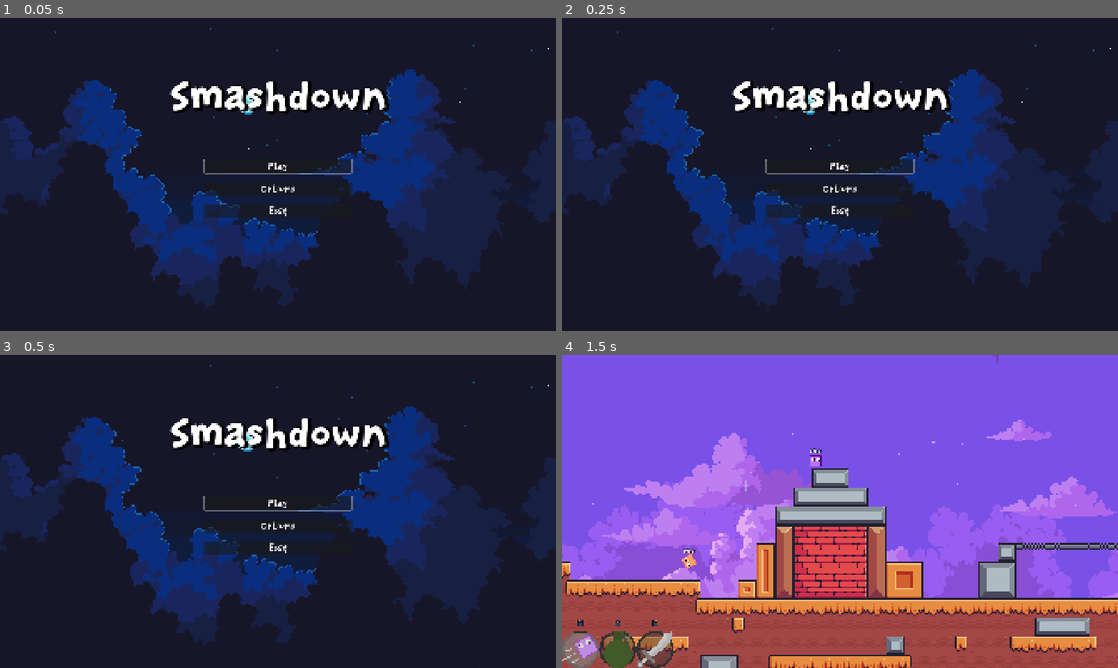
Above: before the commit, frames 1-4 (two rows, left to right).
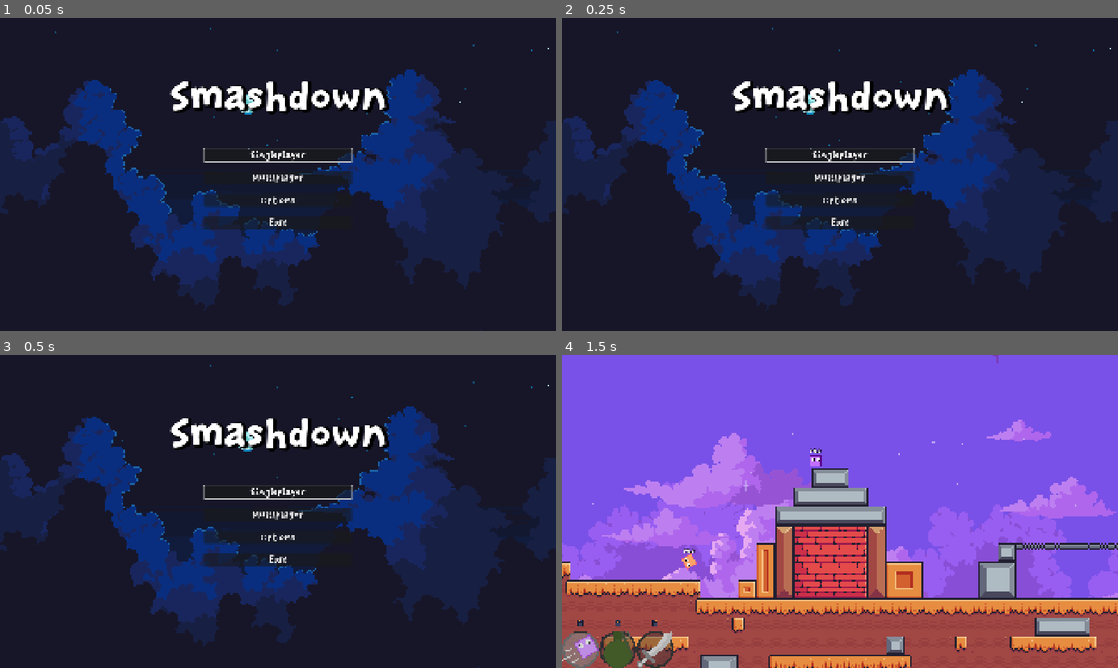
Above: after the commit, the same moments.

Repository: BoppleOpple/beat-the-clock
Game: Godot game, scene res://ui/main_menu/main_menu.tscn
The game is run twice, just before and just after one commit, with the same random seed, the same clock (stepped at 60 frames per second) and the same inputs.
Inputs (mouse positions are in pixels of both pictures, inside the frame that each line leads up to):
- Up to frame 1 (0.05 s): no input
- Up to frame 2 (0.25 s): no input
- Up to frame 3 (0.5 s): no input
- Up to frame 4 (1.5 s): click "Play" (after the commit: "Singleplayer") at 0.5 s; move the mouse to (828, 464) at 1.27 s; hold D (gameplay_right) from 1.28 s (still down); click (828, 464) at 1.35 s

The runs differ from the first frame. In frame 1, 1.7% of the frame differs, in the area x 36-64%, y 41-68%; in frame 2, 1.7%; in frame 3, 1.7%; in frame 4, nothing differs.

Commit message:
Pushing up for Multiplayer
- Added a minor bugfix (I forgot what already)
- Added multiplayer backbone... need to figure out how to instantiate players into the group instead of hardcoded :(

Diff:
--- a/global/GameManager.gd
+++ b/global/GameManager.gd
@@ -54,7 +54,9 @@
 		"volume_master": options.volume_master,
 		"volume_music": options.volume_music,
 		"volume_sfx": options.volume_sfx,
-		"num_of_enemies": options.num_of_enemies
+		"num_of_enemies": options.num_of_enemies,
+		"last_used_ip": options.last_used_ip,
+		"last_used_port": options.last_used_port
 		}
 	var file := FileAccess.open(SAVE_OPTIONS_PATH, FileAccess.WRITE)
 	file.store_string(JSON.stringify(options_dict))
@@ -82,6 +84,10 @@
 	options.volume_music = data.get("volume_music", 0)
 	options.volume_sfx = data.get("volume_sfx", 0)
 	options.num_of_enemies = data.get("num_of_enemies", 0)
+	if not data.get("last_used_ip",0) == null:
+		options.last_used_ip = data.get("last_used_ip", 0)
+	if not data.get("last_used_port",0) == null:
+		options.last_used_port = data.get("last_used_port", 0)
 	_once_options_loaded()
 
 func set_master_volume(value: float) -> void:
--- /dev/null
+++ b/global/NetworkManager.gd
@@ -0,0 +1,89 @@
+extends Node
+
+#############
+# CONSTANTS #
+#############
+
+###########
+# GLOBALS #
+###########
+
+@export var port: int = 7777
+@export var max_players: int = 4
+
+var players: Dictionary = {}
+
+###########
+# METHODS #
+###########
+
+func _ready() -> void:
+	multiplayer.peer_connected.connect(_on_peer_connected)
+	multiplayer.peer_disconnected.connect(_on_peer_disconnected)
+	multiplayer.connected_to_server.connect(_on_connected_ok)
+	multiplayer.connection_failed.connect(_on_connected_fail)
+	multiplayer.server_disconnected.connect(_on_server_disconnected)
+
+func host_game(input_port: int = port, input_max_players: int = max_players) -> void:
+	var peer = ENetMultiplayerPeer.new()
+	var error = peer.create_server(input_port, input_max_players)
+	if error != OK:
+		push_error("Failed to create server: " + str(error))
+		return
+	multiplayer.multiplayer_peer = peer
+	players[1] = {"name": "Host"}
+	server_created.emit()
+	print("Server started on port ", input_port) # TODO TEMP
+
+func join_game(ip_address: String, input_port: int = port) -> void:
+	var peer = ENetMultiplayerPeer.new()
+	var error = peer.create_client(ip_address, input_port)
+	if error != OK:
+		push_error("Failed to create client: " + str(error))
+		return
+	multiplayer.multiplayer_peer = peer
+
+func disconnect_game() -> void:
+	if multiplayer.multiplayer_peer:
+		multiplayer.multiplayer_peer.close()
+	multiplayer.multiplayer_peer = null
+	players.clear()
+
+func _on_peer_connected(id: int) -> void:
+	print("Peer connected: ", id)
+	players[id] = {"name": "Player " + str(id)}
+	player_connected.emit(id)
+
+func _on_peer_disconnected(id: int) -> void:
+	print("Peer disconnected: ", id)
+	players.erase(id)
+	player_disconnected.emit(id)
+
+func _on_connected_ok() -> void:
+	print("Successfully connected to server")
+	var my_id = multiplayer.get_unique_id()
+	players[my_id] = {"name": "Player " + str(my_id)}
+	player_connected.emit(my_id)
+
+func _on_connected_fail() -> void:
+	print("Connection failed")
+	multiplayer.multiplayer_peer = null
+	connection_failed.emit()
+
+func _on_server_disconnected() -> void:
+	print("Server disconnected")
+	multiplayer.multiplayer_peer = null
+	players.clear()
+
+####################
+# INCOMING SIGNALS #
+####################
+
+####################
+# OUTGOING SIGNALS #
+####################
+
+signal player_connected(id: int)
+signal player_disconnected(id: int)
+signal server_created()
+signal connection_failed()
--- /dev/null
+++ b/global/classes/AbilityData.gd
@@ -0,0 +1,21 @@
+extends Node
+var upgrade_data: UpgradeData
+
+enum Ability {
+	EMPTY = 0,
+	DASH = 1,
+	SWORD = 2,
+	GRENADE = 3,
+}
+
+@export var id: StringName = upgrade_data.id
+@export var display_name: String = upgrade_data.display_name
+@export var description: String = upgrade_data.description
+@export var rarity = upgrade_data.rarity_type
+@export var color = upgrade_data.rarity_type_color
+@export var base_cooldown: float = 1.0
+
+@export var base_velocity: float
+@export var cast_sound: AudioStream
+@export var duration_sound: AudioStream
+@export var impact_sound: AudioStream
--- /dev/null
+++ b/global/classes/ModifierData.gd
@@ -0,0 +1,11 @@
+extends Node
+var upgrade_data: UpgradeData
+
+# Called when the node enters the scene tree for the first time.
+func _ready() -> void:
+	pass # Replace with function body.
+
+
+# Called every frame. 'delta' is the elapsed time since the previous frame.
+func _process(delta: float) -> void:
+	pass
--- a/global/Options.gd
+++ b/global/classes/Options.gd
@@ -18,3 +18,6 @@
 @export var volume_music: int = 100
 @export var volume_sfx: int = 100
 @export var num_of_enemies: int = 1
+
+@export var last_used_ip: String = "127.0.0.1"
+@export var last_used_port: String = "7777"
--- /dev/null
+++ b/global/classes/UpgradeData.gd
@@ -0,0 +1,24 @@
+extends Resource
+class_name UpgradeData
+
+var rarity_type: Array[String] = [
+	"Common",
+	"Uncommon",
+	"Rare",
+	"Epic",
+	"Legendary",
+]
+
+var rarity_type_color: Array[Color] = [
+	Color.WHITE_SMOKE,
+	Color.WEB_GREEN,
+	Color.DODGER_BLUE,
+	Color.PURPLE,
+	Color.GOLDENROD
+]
+
+@export var id: StringName
+@export var display_name: String
+@export var description: String
+@export var rarity = rarity_type[0]
+@export var color = rarity_type_color[0]
--- a/main.tscn
+++ b/main.tscn
@@ -20,6 +20,8 @@
 position = Vector2(1, -144)
 editor_draw_limits = true
 
+[node name="Players" type="Node" parent="." unique_id=1290952913]
+
 [node name="Player" parent="." unique_id=823536844 instance=ExtResource("3_h2yge")]
 position = Vector2(1, -144)
 
--- a/project.godot
+++ b/project.godot
@@ -18,6 +18,7 @@
 [autoload]
 
 GameManager="*uid://cxo4ilrx58sqj"
+NetworkManager="*uid://dr0ojn3rihyqf"
 
 [display]
 
--- a/ui/main_menu/main_menu.gd
+++ b/ui/main_menu/main_menu.gd
@@ -1,22 +1,16 @@
 extends Control
-
-@onready var playbutton: Button = $UI/MenuButtons/Play
-@onready var optionsbutton: Button = $UI/MenuButtons/Options
-@onready var exitbutton: Button = $UI/MenuButtons/Exit
 
 # Called when the node enters the scene tree for the first time.
 func _ready() -> void:
 	$UI/MenuButtons/Play.grab_focus()
 
 
-# Called every frame. 'delta' is the elapsed time since the previous frame.
-func _process(delta: float) -> void:
-	pass
-
-
 func _on_play_pressed() -> void:
 	get_tree().change_scene_to_file("res://main.tscn")
 
+func _on_multiplayer_pressed() -> void:
+	$UI/Multiplayer.show()
+	$UI/Multiplayer/MarginContainer/Rows/UpperColumns/RightColumn/IPBox/IPText.grab_focus()
 
 func _on_options_pressed() -> void:
 	$UI/Options.show()
--- a/ui/main_menu/main_menu.tscn
+++ b/ui/main_menu/main_menu.tscn
@@ -6,6 +6,7 @@
 [ext_resource type="LabelSettings" uid="uid://chxdvv8elu13o" path="res://assets/fonts/Title.tres" id="2_wk0pr"]
 [ext_resource type="AudioStream" uid="uid://cxuxth58budjv" path="res://assets/audio/music/menu/bg.mp3" id="5_3c04x"]
 [ext_resource type="PackedScene" uid="uid://dp1pn6ls667vp" path="res://ui/options/options.tscn" id="5_joh67"]
+[ext_resource type="PackedScene" uid="uid://5gb2xkucy6yj" path="res://ui/multiplayer/multiplayer.tscn" id="6_u184e"]
 
 [sub_resource type="Theme" id="Theme_t7e0r"]
 default_font = ExtResource("2_0dkrt")
@@ -53,12 +54,16 @@
 grow_vertical = 2
 theme = SubResource("Theme_t7e0r")
 theme_override_constants/separation = 32
-split_offsets = PackedInt32Array(0, 0)
+split_offsets = PackedInt32Array(0, 0, 0)
 dragging_enabled = false
 
 [node name="Play" type="Button" parent="UI/MenuButtons" unique_id=1282584945]
 layout_mode = 2
-text = "Play"
+text = "Singleplayer"
+
+[node name="Multiplayer" type="Button" parent="UI/MenuButtons" unique_id=335371407]
+layout_mode = 2
+text = "Multiplayer"
 
 [node name="Options" type="Button" parent="UI/MenuButtons" unique_id=1104439788]
 layout_mode = 2
@@ -71,12 +76,16 @@
 [node name="Options" parent="UI" unique_id=377516718 instance=ExtResource("5_joh67")]
 visible = false
 
+[node name="Multiplayer" parent="UI" unique_id=86774141 instance=ExtResource("6_u184e")]
+visible = false
+
 [node name="AudioPlayer" type="AudioStreamPlayer2D" parent="." unique_id=525584265]
 stream = ExtResource("5_3c04x")
 autoplay = true
 bus = &"Music"
 
 [connection signal="pressed" from="UI/MenuButtons/Play" to="." method="_on_play_pressed"]
+[connection signal="pressed" from="UI/MenuButtons/Multiplayer" to="." method="_on_multiplayer_pressed"]
 [connection signal="pressed" from="UI/MenuButtons/Options" to="." method="_on_options_pressed"]
 [connection signal="pressed" from="UI/MenuButtons/Exit" to="." method="_on_exit_pressed"]
 [connection signal="focus_reset" from="UI/Options" to="." method="_on_options_focus_reset"]
--- /dev/null
+++ b/ui/multiplayer/multiplayer.gd
@@ -0,0 +1,58 @@
+extends Control
+
+@onready var IPText = $MarginContainer/Rows/UpperColumns/RightColumn/IPBox/IPText
+@onready var PortText = $MarginContainer/Rows/UpperColumns/RightColumn/PortBox/PortText
+
+var waiting: bool = false
+# Called when the node enters the scene tree for the first time.
+func _ready() -> void:
+	$MarginContainer/Rows/UpperColumns/RightColumn/IPBox/IPText.text = GameManager.options.last_used_ip
+	$MarginContainer/Rows/UpperColumns/RightColumn/IPBox/IPText.text = GameManager.options.last_used_port
+	$MarginContainer/Rows/LowerButtons/CreateServer.disabled = false
+	$MarginContainer/Rows/LowerButtons/JoinServer.disabled = false
+
+func _process(delta: float) -> void:
+	if waiting == true:
+		$MarginContainer/Rows/Waiting/LoadingLabel.show()
+		$MarginContainer/Rows/Waiting/LoadingTimer.autostart = true
+		$MarginContainer/Rows/Waiting/LoadingTimer.paused = false
+	else:
+		$MarginContainer/Rows/LowerButtons/CreateServer.disabled = false
+		$MarginContainer/Rows/LowerButtons/JoinServer.disabled = false
+		$MarginContainer/Rows/Waiting/LoadingLabel.hide()
+		$MarginContainer/Rows/Waiting/LoadingTimer.autostart = false
+		$MarginContainer/Rows/Waiting/LoadingTimer.paused = true
+
+func _on_loading_timer_timeout() -> void:
+	match $MarginContainer/Rows/Waiting/LoadingLabel.text:
+		"Waiting":
+			$MarginContainer/Rows/Waiting/LoadingLabel.text = "Waiting."
+		"Waiting.":
+			$MarginContainer/Rows/Waiting/LoadingLabel.text = "Waiting.."
+		"Waiting..":
+			$MarginContainer/Rows/Waiting/LoadingLabel.text = "Waiting..."
+		"Waiting...":
+			$MarginContainer/Rows/Waiting/LoadingLabel.text = "Waiting"
+		_:
+			$MarginContainer/Rows/Waiting/LoadingLabel.text = "Waiting"
+
+
+func _on_create_server_pressed() -> void:
+	$MarginContainer/Rows/LowerButtons/CreateServer.disabled = true
+	$MarginContainer/Rows/LowerButtons/JoinServer.disabled = true
+	var port = int(PortText.text) if PortText.text != "" else 7777
+	NetworkManager.host_game(port,16)
+	waiting = true
+
+func _on_join_server_pressed() -> void:
+	$MarginContainer/Rows/LowerButtons/CreateServer.disabled = true
+	$MarginContainer/Rows/LowerButtons/JoinServer.disabled = true
+	var ip = IPText.text if IPText.text != "" else "127.0.0.1"
+	var port = int(PortText.text)
+	NetworkManager.join_game(ip,port)
+	waiting = true
+
+func _on_close_pressed() -> void:
+	self.hide()
+	waiting = false
+	NetworkManager.disconnect_game()
--- /dev/null
+++ b/ui/multiplayer/multiplayer.tscn
@@ -0,0 +1,140 @@
+[gd_scene format=3 uid="uid://5gb2xkucy6yj"]
+
+[ext_resource type="Script" uid="uid://c017cpeh17q7m" path="res://ui/multiplayer/multiplayer.gd" id="1_8mgs6"]
+
+[node name="Multiplayer" type="Control" unique_id=86774141]
+layout_mode = 3
+anchors_preset = 15
+anchor_right = 1.0
+anchor_bottom = 1.0
+grow_horizontal = 2
+grow_vertical = 2
+script = ExtResource("1_8mgs6")
+
+[node name="TextureRect" type="ColorRect" parent="." unique_id=1493688162]
+custom_minimum_size = Vector2(480, 480)
+layout_mode = 1
+anchors_preset = 8
+anchor_left = 0.5
+anchor_top = 0.5
+anchor_right = 0.5
+anchor_bottom = 0.5
+offset_left = -240.0
+offset_top = -240.0
+offset_right = 240.0
+offset_bottom = 240.0
+grow_horizontal = 2
+grow_vertical = 2
+color = Color(0.2627451, 0.2627451, 0.2627451, 0.98039216)
+
+[node name="MarginContainer" type="MarginContainer" parent="." unique_id=912441481]
+layout_mode = 1
+anchors_preset = 8
+anchor_left = 0.5
+anchor_top = 0.5
+anchor_right = 0.5
+anchor_bottom = 0.5
+offset_left = -240.0
+offset_top = -240.0
+offset_right = 240.0
+offset_bottom = 240.0
+grow_horizontal = 2
+grow_vertical = 2
+theme_override_constants/margin_left = 12
+theme_override_constants/margin_top = 12
+theme_override_constants/margin_right = 12
+theme_override_constants/margin_bottom = 12
+
+[node name="Rows" type="VBoxContainer" parent="MarginContainer" unique_id=1291798920]
+layout_mode = 2
+alignment = 1
+
+[node name="UpperColumns" type="HBoxContainer" parent="MarginContainer/Rows" unique_id=375745142]
+layout_mode = 2
+size_flags_vertical = 3
+
+[node name="LeftColumn" type="VBoxContainer" parent="MarginContainer/Rows/UpperColumns" unique_id=825092276]
+layout_mode = 2
+
+[node name="Close" type="Button" parent="MarginContainer/Rows/UpperColumns/LeftColumn" unique_id=1528204763]
+custom_minimum_size = Vector2(32, 32)
+layout_mode = 2
+text = "x"
+
+[node name="VSplitContainer" type="VSplitContainer" parent="MarginContainer/Rows/UpperColumns" unique_id=670023810]
+layout_mode = 2
+dragging_enabled = false
+dragger_visibility = 1
+
+[node name="RightColumn" type="VBoxContainer" parent="MarginContainer/Rows/UpperColumns" unique_id=543574980]
+layout_mode = 2
+size_flags_horizontal = 3
+
+[node name="IPBox" type="HBoxContainer" parent="MarginContainer/Rows/UpperColumns/RightColumn" unique_id=236840823]
+layout_mode = 2
+alignment = 1
+
+[node name="IPLabel" type="Label" parent="MarginContainer/Rows/UpperColumns/RightColumn/IPBox" unique_id=571997485]
+layout_mode = 2
+text = "IP Address:"
+
+[node name="IPText" type="LineEdit" parent="MarginContainer/Rows/UpperColumns/RightColumn/IPBox" unique_id=44974273]
+custom_minimum_size = Vector2(192, 35)
+layout_mode = 2
+text = "127.0.0.1"
+placeholder_text = "127.0.0.1"
+alignment = 1
+expand_to_text_length = true
+context_menu_enabled = false
+emoji_menu_enabled = false
+
+[node name="PortBox" type="HBoxContainer" parent="MarginContainer/Rows/UpperColumns/RightColumn" unique_id=571787757]
+layout_mode = 2
+alignment = 1
+
+[node name="PortLabel" type="Label" parent="MarginContainer/Rows/UpperColumns/RightColumn/PortBox" unique_id=2020582318]
+layout_mode = 2
+text = "Port:"
+
+[node name="PortText" type="LineEdit" parent="MarginContainer/Rows/UpperColumns/RightColumn/PortBox" unique_id=1939466330]
+custom_minimum_size = Vector2(128, 35)
+layout_mode = 2
+text = "7777"
+placeholder_text = "7777"
+alignment = 1
+max_length = 5
+context_menu_enabled = false
+emoji_menu_enabled = false
+
+[node name="Waiting" type="HBoxContainer" parent="MarginContainer/Rows" unique_id=1009388751]
+layout_mode = 2
+alignment = 1
+
+[node name="LoadingLabel" type="Label" parent="MarginContainer/Rows/Waiting" unique_id=106735961]
+visible = false
+custom_minimum_size = Vector2(128, 32)
+layout_mode = 2
+text = "Waiting"
+horizontal_alignment = 1
+vertical_alignment = 1
+
+[node name="LoadingTimer" type="Timer" parent="MarginContainer/Rows/Waiting" unique_id=2115274826]
+wait_time = 0.5
+autostart = true
+
+[node name="LowerButtons" type="HBoxContainer" parent="MarginContainer/Rows" unique_id=818976028]
+layout_mode = 2
+alignment = 1
+
+[node name="CreateServer" type="Button" parent="MarginContainer/Rows/LowerButtons" unique_id=515032454]
+layout_mode = 2
+text = "  Create Server  "
+
+[node name="JoinServer" type="Button" parent="MarginContainer/Rows/LowerButtons" unique_id=1705458508]
+layout_mode = 2
+text = "  Join Server  "
+
+[connection signal="pressed" from="MarginContainer/Rows/UpperColumns/LeftColumn/Close" to="." method="_on_close_pressed"]
+[connection signal="timeout" from="MarginContainer/Rows/Waiting/LoadingTimer" to="." method="_on_loading_timer_timeout"]
+[connection signal="pressed" from="MarginContainer/Rows/LowerButtons/CreateServer" to="." method="_on_create_server_pressed"]
+[connection signal="pressed" from="MarginContainer/Rows/LowerButtons/JoinServer" to="." method="_on_join_server_pressed"]
--- a/ui/options/options.tscn
+++ b/ui/options/options.tscn
@@ -196,7 +196,7 @@
 [node name="EnemyCount" type="HSlider" parent="Margin/HSplitContainer/Right Column/Experimental" unique_id=322004305]
 layout_mode = 2
 min_value = 1.0
-max_value = 16.0
+max_value = 32.0
 value = 1.0
 
 [node name="HSplitContainer2" type="HSplitContainer" parent="Margin" unique_id=983162772]
Not shown, added: global/NetworkManager.gd.uid
Not shown, added: global/classes/AbilityData.gd.uid
Not shown, added: global/classes/ModifierData.gd.uid
Renamed: global/Options.gd.uid -> global/classes/Options.gd.uid
Renamed: global/PlayerData.gd -> global/classes/PlayerData.gd
Renamed: global/PlayerData.gd.uid -> global/classes/PlayerData.gd.uid
Not shown, added: global/classes/UpgradeData.gd.uid
Not shown, added: ui/multiplayer/multiplayer.gd.uid
